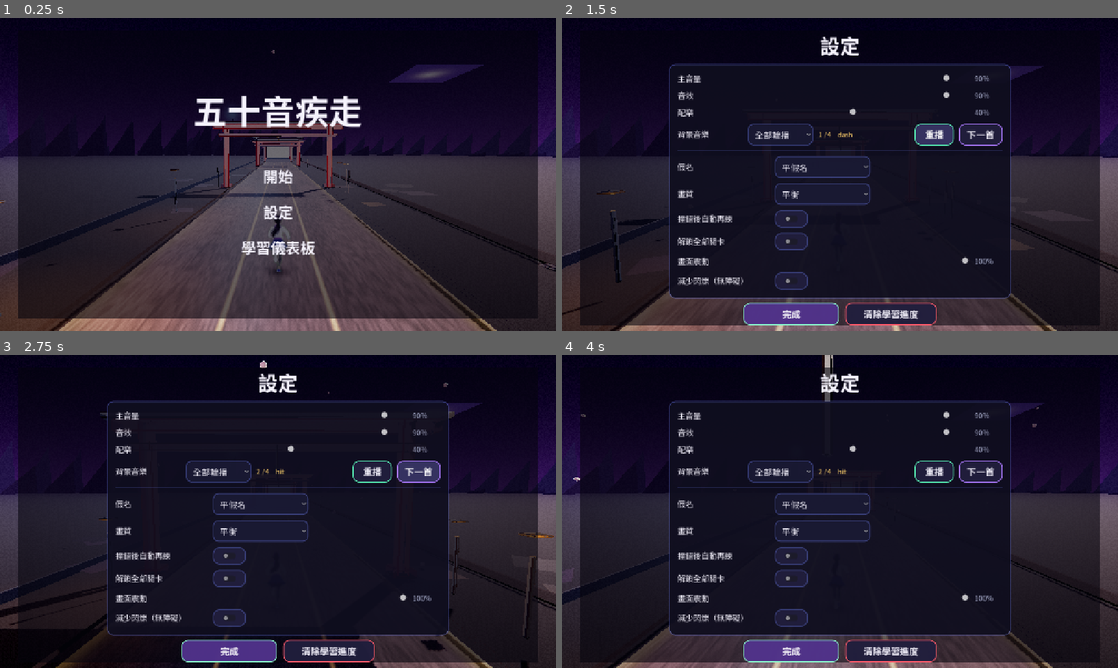
Above: before the commit, frames 1-4 (two rows, left to right).
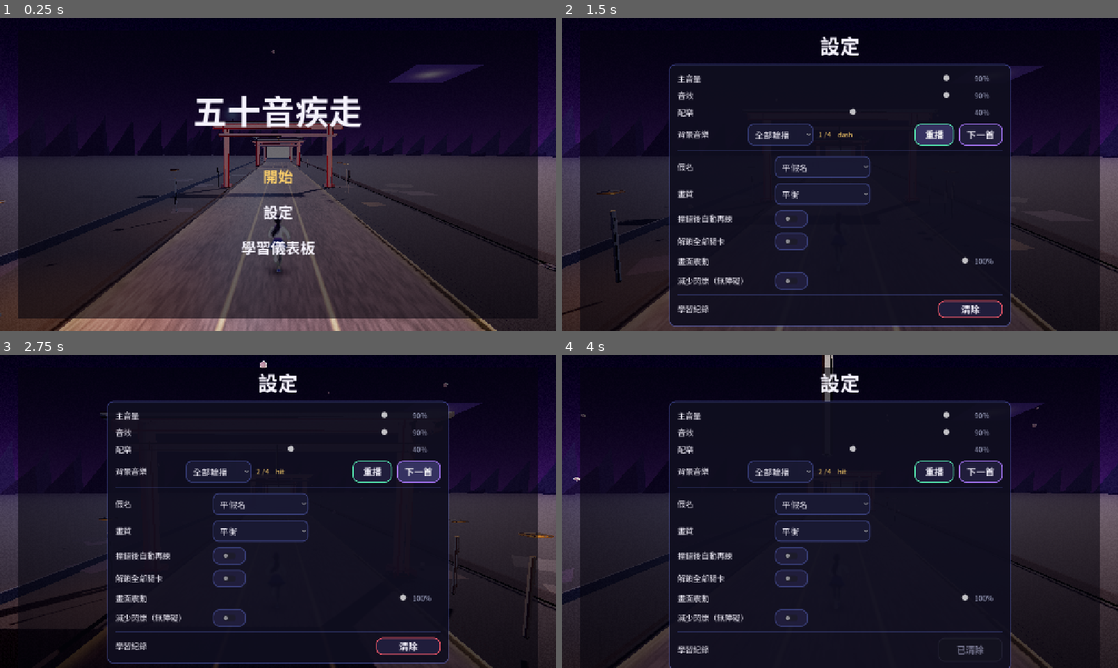
Above: after the commit, the same moments.

Repository: yorkwahaha/kana-run
Game: Godot game, scene res://scenes/Main.tscn
The game is run twice, just before and just after one commit, with the same random seed, the same clock (stepped at 60 frames per second) and the same inputs.
Inputs (mouse positions are in pixels of both pictures, inside the frame that each line leads up to):
- Up to frame 1 (0.25 s): no input
- Up to frame 2 (1.5 s): click "設定" at 0.5 s; click "重播" at 1.25 s
- Up to frame 3 (2.75 s): click "下一首" at 2 s
- Up to frame 4 (4 s): click (967, 646) at 2.75 s, where only the run after the commit has a clickable "清除"; click (967, 646) at 3.5 s, where only the run after the commit has a clickable "再按一次"

The runs differ from the first frame. In frame 1, 0.2% of the frame differs, in the area x 47-53%, y 48-54%; in frame 2, 7.1%, in the area x 3-89%, y 88-100%; in frame 3, 4.6%; in frame 4, 7.0%.

Commit message:
讓手把能操作選單，並在答對答錯時震動。
Co-authored-by: Cursor <cursoragent@cursor.com>

Diff:
--- a/src/core/input_kit.gd
+++ b/src/core/input_kit.gd
@@ -91,6 +91,9 @@
 func _ready() -> void:
 	process_mode = Node.PROCESS_MODE_ALWAYS
 	_build_actions()
+	_ensure_menu_joy()
+	if OS.has_feature("web"):
+		_install_web_rumble()
 
 
 func _build_actions() -> void:
@@ -186,3 +189,158 @@
 		if c.mouse_filter != Control.MOUSE_FILTER_IGNORE and c.get_global_rect().has_point(pos):
 			return c
 	return null
+
+
+## 答對是短震，答錯是長而重的震。
+## 藍牙馬達要轉起來需要比較久，太短會完全感覺不到。
+## 強度跟著設定裡的「畫面震動」。關到 0 就不震。
+func rumble_hit() -> void:
+	_rumble(0.4, 0.85, 0.22)
+
+
+func rumble_miss() -> void:
+	_rumble(1.0, 1.0, 0.48)
+
+
+func _rumble(strong: float, weak: float, seconds: float) -> void:
+	var scale := float(SaveGame.get_setting("screen_shake", 1.0))
+	if scale <= 0.01:
+		return
+	strong = clampf(strong * scale, 0.0, 1.0)
+	weak = clampf(weak * scale, 0.0, 1.0)
+	for id in Input.get_connected_joypads():
+		Input.start_joy_vibration(id, weak, strong, seconds)
+	# 網頁版的 start_joy_vibration 是空的（Godot #96985）。
+	# 平板瀏覽器要另外打 Gamepad Haptics。沒有馬達的瀏覽器會自己跳過。
+	if OS.has_feature("web"):
+		_web_rumble(weak, strong, int(seconds * 1000.0))
+
+
+func _install_web_rumble() -> void:
+	var js := JavaScriptBridge
+	if js == null:
+		return
+	# Chrome 的 Gamepad Haptics 對藍牙 Xbox 常常沒有 vibrationActuator。
+	# 那種情況改走 WebHID，直接把 Xbox 的震動封包送出去。
+	# 第一次點畫面時才會跳出「選擇裝置」，而且只問一次。
+	js.eval("""
+if (!window.__kanaRumble) {
+  window.__kanaRumGen = 0;
+  window.__kanaHidAsked = false;
+  function motors(strong, weak) {
+    var s = Math.max(0, Math.min(255, Math.round(strong * 255)));
+    var w = Math.max(0, Math.min(255, Math.round(weak * 255)));
+    return new Uint8Array([0x0F, 0, 0, s, w, 0xFF, 0, 0]);
+  }
+  function sendHid(list, data) {
+    list.forEach(function(d) {
+      if (d.vendorId !== 0x045e) return;
+      var opened = d.opened ? Promise.resolve() : d.open();
+      opened.then(function() { return d.sendReport(0x03, data); }).catch(function(e) {
+        if (!window.__kanaHidErr) { window.__kanaHidErr = 1; console.warn('[kana-rumble] hid', e); }
+      });
+    });
+  }
+  function padNeedsHid() {
+    var pads = navigator.getGamepads ? navigator.getGamepads() : [];
+    var any = false;
+    for (var i = 0; i < pads.length; i++) {
+      var p = pads[i];
+      if (!p) continue;
+      any = true;
+      var a = p.vibrationActuator || (p.hapticActuators && p.hapticActuators[0]);
+      if (a && a.playEffect) return false;
+    }
+    return any;
+  }
+  function askHid() {
+    if (!navigator.hid || window.__kanaHidAsked || !padNeedsHid()) return;
+    window.__kanaHidAsked = true;
+    navigator.hid.requestDevice({filters:[{vendorId:0x045e}]}).catch(function(){});
+  }
+  window.addEventListener('pointerdown', askHid);
+  window.addEventListener('keydown', askHid);
+  window.__kanaRumble = function(weak, strong, ms) {
+    var gen = ++window.__kanaRumGen;
+    var played = 0;
+    var pads = navigator.getGamepads ? navigator.getGamepads() : [];
+    for (var i = 0; i < pads.length; i++) {
+      var p = pads[i];
+      if (!p) continue;
+      var a = p.vibrationActuator || (p.hapticActuators && p.hapticActuators[0]);
+      if (!a || !a.playEffect) continue;
+      var type = (a.type && a.type !== 'vibration') ? a.type : 'dual-rumble';
+      try {
+        var ret = a.playEffect(type, {startDelay:0, duration:ms, weakMagnitude:weak, strongMagnitude:strong});
+        if (ret && ret.then) ret.then(function(){}, function(e) {
+          if (!window.__kanaActErr) { window.__kanaActErr = 1; console.warn('[kana-rumble] actuator', e && e.name, e && e.message); }
+        });
+        played++;
+      } catch (e) {
+        if (!window.__kanaActErr) { window.__kanaActErr = 1; console.warn('[kana-rumble]', e); }
+      }
+    }
+    if (played || !navigator.hid) {
+      if (!window.__kanaRumbleLogged) { window.__kanaRumbleLogged = 1; console.log('[kana-rumble] actuator', played); }
+      return;
+    }
+    navigator.hid.getDevices().then(function(devs) {
+      var xbox = [];
+      for (var i = 0; i < devs.length; i++) if (devs[i].vendorId === 0x045e) xbox.push(devs[i]);
+      if (!xbox.length) {
+        if (!window.__kanaRumbleLogged) { window.__kanaRumbleLogged = 1; console.log('[kana-rumble] no actuator and no hid device'); }
+        return;
+      }
+      sendHid(xbox, motors(strong, weak));
+      setTimeout(function() {
+        if (window.__kanaRumGen !== gen) return;
+        sendHid(xbox, motors(0, 0));
+      }, ms);
+    });
+  };
+}
+""", true)
+
+
+func _web_rumble(weak: float, strong: float, ms: int) -> void:
+	var js := JavaScriptBridge
+	if js == null:
+		return
+	js.eval("if(window.__kanaRumble)window.__kanaRumble(%s,%s,%d);" % [str(weak), str(strong), ms], true)
+
+
+func _ensure_menu_joy() -> void:
+	_add_joy_button(&"ui_accept", JOY_BUTTON_A)
+	_add_joy_button(&"ui_cancel", JOY_BUTTON_B)
+	_add_joy_button(&"ui_up", JOY_BUTTON_DPAD_UP)
+	_add_joy_button(&"ui_down", JOY_BUTTON_DPAD_DOWN)
+	_add_joy_button(&"ui_left", JOY_BUTTON_DPAD_LEFT)
+	_add_joy_button(&"ui_right", JOY_BUTTON_DPAD_RIGHT)
+	_add_joy_axis(&"ui_up", JOY_AXIS_LEFT_Y, -1.0)
+	_add_joy_axis(&"ui_down", JOY_AXIS_LEFT_Y, 1.0)
+	_add_joy_axis(&"ui_left", JOY_AXIS_LEFT_X, -1.0)
+	_add_joy_axis(&"ui_right", JOY_AXIS_LEFT_X, 1.0)
+
+
+func _add_joy_button(action: StringName, button: JoyButton) -> void:
+	if not InputMap.has_action(action):
+		InputMap.add_action(action)
+	for ev in InputMap.action_get_events(action):
+		if ev is InputEventJoypadButton and (ev as InputEventJoypadButton).button_index == button:
+			return
+	var e := InputEventJoypadButton.new()
+	e.button_index = button
+	InputMap.action_add_event(action, e)
+
+
+func _add_joy_axis(action: StringName, axis: JoyAxis, value: float) -> void:
+	if not InputMap.has_action(action):
+		InputMap.add_action(action)
+	for ev in InputMap.action_get_events(action):
+		if ev is InputEventJoypadMotion and (ev as InputEventJoypadMotion).axis == axis \
+				and is_equal_approx((ev as InputEventJoypadMotion).axis_value, value):
+			return
+	var e := InputEventJoypadMotion.new()
+	e.axis = axis
+	e.axis_value = value
+	InputMap.action_add_event(action, e)
--- a/src/game/main.gd
+++ b/src/game/main.gd
@@ -506,7 +506,7 @@
 	_cam.reduce_motion = _reduce_motion
 	_post_mat.set_shader_parameter("reduce_motion", _reduce_motion)
 	_post_mat.set_shader_parameter("grain", 0.045 * (1.0 - _reduce_motion * 0.7))
-	_hud.set_hint_visible(DisplayServer.is_touchscreen_available() == false)
+	_hud.set_hint_visible(DisplayServer.is_touchscreen_available() == false and _resolved < 5)
 
 
 # ── 狀態切換 ────────────────────────────────────────────────────────────
@@ -778,8 +778,9 @@
 	_hud.set_question(_question, false)
 	_hud.hide_explain()                 # 新題目一出來，錯題卡就收掉
 	_hud.set_progress(Srs.done(), Srs.total_count())
-	# 三級評價的說明只在一局的頭幾題出現，之後自動收起
+	# 三級評價與按鍵提示只在一局的頭幾題出現，之後把路面讓出來
 	_hud.set_grade_hint(_resolved < 5)
+	_hud.set_hint_visible(DisplayServer.is_touchscreen_available() == false and _resolved < 5)
 	_track.set_speed01(_speed01())
 	_maybe_spawn_gem()
 	_play_question_voice()
@@ -958,17 +959,20 @@
 		_cam.shake(0.85 * _shake_user, 8.0)
 		_cam.punch(0.9 * _shake_user)
 		_damage_flash = 1.0
-		Sfx.miss()
+		InputKit.rumble_miss()
 		_duck_timer = 0.0
 		_runner.set_duck(false)
 		_barrier.position.z = -400.0
 		if _sudden:
-			_begin_collapse(false, "斷了", false)
+			Sfx.miss()
+			_begin_collapse(false, "斷了")
 			return
-		_hud.banner("撞到！　-20 km/h", Color(1.0, 0.42, 0.42), 0.7)
 		if _stamina <= 0.0:
+			# 這一撞把體力扣光、整局結束。不再播撞錯音。
 			_begin_collapse(true)
 			return
+		Sfx.miss()
+		_hud.banner("撞到！　-20 km/h", Color(1.0, 0.42, 0.42), 0.7)
 		_gap = 0.44
 		_check_after_gap()
 		return
@@ -1266,7 +1270,7 @@
 ##
 ## flung=true 代表「是撞到沒體力」而不是慢慢耗盡：
 ## 角色會被撞飛出去，趴在地上。
-func _begin_collapse(flung := false, banner_text := "", play_sfx := true) -> void:
+func _begin_collapse(flung := false, banner_text := "") -> void:
 	if state != State.PLAY:
 		return
 	state = State.COLLAPSE
@@ -1299,8 +1303,6 @@
 	if text == "":
 		text = "撞飛出去了" if flung else "體力用盡"
 	_hud.banner(text, UiKit.INK_DIM, 1.4)
-	if play_sfx:
-		Sfx.miss()
 	if flung:
 		_cam.shake(1.0 * _shake_user, 6.0)
 		_cam.punch(1.2 * _shake_user)
@@ -1830,6 +1832,7 @@
 	_cam.pulse(1.0)
 	_cam.shake(0.45 * _shake_user, 6.0)
 	_cam.punch(0.5 * _shake_user)
+	InputKit.rumble_hit()
 
 	match grade:
 		"perfect":
@@ -1892,7 +1895,10 @@
 	speed_loss = maxf(0.0, before_kmh - _momentum_kmh)
 
 	_od_charge = 0.0
-	Sfx.miss()
+	InputKit.rumble_miss()
+	# 體力被這一題扣光時，結束本身就是結果，不再疊一聲撞錯。
+	if _sudden or _stamina > 0.0:
+		Sfx.miss()
 	# 答錯的停頓就是這 130ms 的打擊停滯。先前把 time_scale 目標設成 0.30
 	# 又在同一個函式末尾設回 1.0，慢動作從來沒有進到下一幀。
 	_hitstop_until_ms = Time.get_ticks_msec() + 130
@@ -1907,7 +1913,7 @@
 	# 驟死：這一撞就是結束。不扣一條看不見的體力。
 	if _sudden:
 		_check_zone()
-		_begin_collapse(false, "斷了　正解　%s" % shown, false)
+		_begin_collapse(false, "斷了　正解　%s" % shown)
 		return
 	# 撞錯的那顆石碑已經砸過來了：如果這一撞直接把體力扣到 0，
 	# 就不該是「慢慢跪下」，而是被撞飛出去趴在地上。
--- a/src/ui/hud.gd
+++ b/src/ui/hud.gd
@@ -701,9 +701,14 @@
 	_stamina.max_value = max_v
 	_stamina.value = v
 	var pct := 0.0 if max_v <= 0.0 else v / max_v
+	var low := pct < 0.25
 	_stamina_txt.text = "%d%%" % int(round(pct * 100.0))
+	_stamina_txt.add_theme_color_override("font_color", UiKit.BLOOD if low else UiKit.INK_DIM)
+	if _stam_label != null:
+		_stam_label.text = "體力不夠" if low else "奔馳體力"
+		_stam_label.add_theme_color_override("font_color", UiKit.BLOOD if low else UiKit.INK_DIM)
 	_stamina_fill.bg_color = (
-		UiKit.BLOOD if pct < 0.25 else
+		UiKit.BLOOD if low else
 		UiKit.GOLD if pct < 0.55 else
 		UiKit.JADE
 	)
--- a/src/ui/overlays.gd
+++ b/src/ui/overlays.gd
@@ -120,21 +120,101 @@
 	_current = id
 	var tw := create_tween()
 	tw.tween_property(page, "modulate:a", 1.0, 0.18)
+	_focus_page.call_deferred(page)
 	return page
 
 
+func _focus_page(page: Control) -> void:
+	if not is_instance_valid(page) or not page.visible:
+		return
+	var target := _first_focusable(page)
+	if target:
+		target.grab_focus()
+
+
+func _first_focusable(n: Node) -> Control:
+	if n is BaseButton:
+		var b := n as BaseButton
+		if b.focus_mode != Control.FOCUS_NONE and b.visible and not b.disabled:
+			return b
+	elif n is Slider:
+		var s := n as Slider
+		if s.focus_mode != Control.FOCUS_NONE and s.visible:
+			return s
+	for c in n.get_children():
+		var found := _first_focusable(c)
+		if found:
+			return found
+	return null
+
+
+func _link_brief_focus() -> void:
+	var plays: Array = []
+	for card in _brief_row.get_children():
+		var btn := _last_button(card)
+		if btn:
+			plays.append(btn)
+	var bottom: Array = []
+	var page: Control = _pages[Page.BRIEF]
+	_collect_buttons(page, bottom, _brief_row)
+	_link_horizontal(plays)
+	_link_horizontal(bottom)
+	if plays.is_empty() or bottom.is_empty():
+		return
+	var mid: Control = plays[plays.size() >> 1]
+	for b in plays:
+		(b as Control).focus_neighbor_bottom = (b as Control).get_path_to(bottom[0])
+	for b in bottom:
+		(b as Control).focus_neighbor_top = (b as Control).get_path_to(mid)
+
+
+func _last_button(n: Node) -> Button:
+	var found: Button = null
+	if n is Button:
+		found = n as Button
+	for c in n.get_children():
+		var inner := _last_button(c)
+		if inner:
+			found = inner
+	return found
+
+
+func _collect_buttons(n: Node, into: Array, skip: Node) -> void:
+	if n == skip:
+		return
+	if n is Button and (n as Button).focus_mode != Control.FOCUS_NONE:
+		into.append(n)
+	for c in n.get_children():
+		_collect_buttons(c, into, skip)
+
+
+func _link_horizontal(row: Array) -> void:
+	for i in row.size():
+		var b := row[i] as Control
+		if b == null:
+			continue
+		if i > 0:
+			b.focus_neighbor_left = b.get_path_to(row[i - 1])
+		if i + 1 < row.size():
+			b.focus_neighbor_right = b.get_path_to(row[i + 1])
+
+
 func _unhandled_input(event: InputEvent) -> void:
-	if event.is_action_pressed("pause"):
+	if _current == Page.NONE:
+		return
+	if event.is_action_pressed("ui_cancel") or event.is_action_pressed("pause"):
+		get_viewport().set_input_as_handled()
 		match _current:
 			Page.PAUSE:
-				get_viewport().set_input_as_handled()
 				Sfx.ui_back()
 				resume_requested.emit()
 			Page.SETTINGS:
 				_close_settings()
 			Page.HELP:
 				_close_help()
-			Page.TITLE, Page.BRIEF, Page.DASHBOARD, Page.RESULTS:
+			Page.BRIEF, Page.DASHBOARD, Page.RESULTS:
+				if event.is_action_pressed("ui_cancel"):
+					Sfx.ui_back()
 				show_title()
 			_:
 				pass
@@ -218,7 +298,8 @@
 	_caption(box, "90 秒驟死：答錯或撞桿就結束。沒有體力條，追的是分數和連段。")
 	_caption(box,
 		"鍵盤：A D 或 ← → 換線，1 2 3 直選，↓ 棄題或蹲下，Esc 暫停。\n" +
-		"觸控：左右滑換線，下滑蹲下。畫面左下與右下有左、閃、中、右。右上角是暫停。")
+		"觸控：左右滑換線，下滑蹲下。畫面左下與右下有左、閃、中、右。右上角是暫停。\n" +
+		"控制器：十字鍵選擇，A 確定，B 返回。遊戲中十字鍵左右換線，下蹲，開始鍵暫停。")
 
 	var brow := _action_row(box)
 	var back := UiKit.button("返回")
@@ -241,12 +322,14 @@
 	if _brief_row == null:
 		return
 	for c in _brief_row.get_children():
-		c.queue_free()
+		_brief_row.remove_child(c)
+		c.free()
 	_brief_row.add_child(_unit_card(KanaDB.Kind.SEION))
 	_brief_row.add_child(_unit_card(KanaDB.Kind.DAKUON))
 	_brief_row.add_child(_unit_card(KanaDB.Kind.YOON))
 	_brief_row.add_child(_unit_card(KanaDB.Kind.KATA))
 	_brief_row.add_child(_grand_card())
+	_link_brief_focus()
 
 
 func _unit_card(kind: int) -> PanelContainer:
@@ -393,9 +476,16 @@
 
 func show_relic(owned: Dictionary) -> void:
 	for c in _relic_row.get_children():
-		c.queue_free()
+		_relic_row.remove_child(c)
+		c.free()
+	var picks: Array = []
 	for def in RelicPool.roll(owned, _rng):
-		_relic_row.add_child(_relic_card(def, owned))
+		var card := _relic_card(def, owned)
+		_relic_row.add_child(card)
+		var btn := _last_button(card)
+		if btn:
+			picks.append(btn)
+	_link_horizontal(picks)
 	_show(Page.RELIC)
 
 
@@ -595,6 +685,8 @@
 	v.add_child(_toggle_row("解鎖全部關卡", "unlock_all"))
 	v.add_child(_slider_row("畫面震動", "screen_shake"))
 	v.add_child(_toggle_row("減少閃爍（無障礙）", "reduce_motion"))
+	v.add_child(UiKit.hsep())
+	v.add_child(_wipe_row())
 
 	var row := _action_row(box)
 
@@ -603,18 +695,32 @@
 	back.pressed.connect(func(): Sfx.ui_tap(); _close_settings())
 	row.add_child(back)
 
-	var wipe := UiKit.button("清除學習進度", UiKit.BLOOD)
-	wipe.custom_minimum_size = Vector2(210, 52)
-	wipe.pressed.connect(func():
+	page.modulate.a = 1.0
+
+
+func _wipe_row() -> Control:
+	var h := HBoxContainer.new()
+	h.add_theme_constant_override("separation", 14)
+	var l := UiKit.label("學習紀錄", 18, UiKit.INK)
+	l.custom_minimum_size = Vector2(210, 0)
+	l.size_flags_horizontal = Control.SIZE_EXPAND_FILL
+	h.add_child(l)
+	var b := UiKit.button("清除", UiKit.BLOOD)
+	b.custom_minimum_size = Vector2(148, 40)
+	b.pressed.connect(func():
+		if b.text == "清除":
+			b.text = "再按一次"
+			return
 		Sfx.ui_back()
 		SaveGame.wipe_progress()
 		Sfx.refresh_volumes()
 		Curriculum.sync_settings()
-		_rebuild_briefing()          # 讓關卡卡片的掌握度立即歸零
-		settings_changed.emit())
-	row.add_child(wipe)
-
-	page.modulate.a = 1.0
+		_rebuild_briefing()
+		settings_changed.emit()
+		b.text = "已清除"
+		b.disabled = true)
+	h.add_child(b)
+	return h
 
 
 func _slider_row(name: String, key: String) -> Control:
--- a/src/ui/ui_kit.gd
+++ b/src/ui/ui_kit.gd
@@ -56,9 +56,14 @@
 	t.set_stylebox("hover", "Button", btn_hover)
 	t.set_stylebox("pressed", "Button", btn_press)
 	t.set_stylebox("disabled", "Button", btn_disabled)
-	t.set_stylebox("focus", "Button", StyleBoxEmpty.new())
+	var btn_focus := btn.duplicate() as StyleBoxFlat
+	btn_focus.bg_color = Color(0.24, 0.22, 0.42, 0.99)
+	btn_focus.border_color = EDGE_HOT
+	t.set_stylebox("focus", "Button", btn_focus)
+	t.set_stylebox("focus", "CheckButton", btn_focus)
 	t.set_color("font_color", "Button", INK)
 	t.set_color("font_hover_color", "Button", Color(1, 1, 1))
+	t.set_color("font_focus_color", "Button", Color(1, 1, 1))
 	t.set_color("font_pressed_color", "Button", INK_DIM)
 	t.set_color("font_disabled_color", "Button", Color(0.45, 0.45, 0.55))
 	t.set_font("font", "Button", FontKit.bold)
@@ -85,7 +90,9 @@
 	t.set_stylebox("normal", "OptionButton", opt)
 	t.set_stylebox("hover", "OptionButton", opt)
 	t.set_stylebox("pressed", "OptionButton", opt)
-	t.set_stylebox("focus", "OptionButton", StyleBoxEmpty.new())
+	var opt_focus := opt.duplicate() as StyleBoxFlat
+	opt_focus.border_color = EDGE_HOT
+	t.set_stylebox("focus", "OptionButton", opt_focus)
 	t.set_color("font_color", "OptionButton", INK)
 	t.set_font("font", "OptionButton", FontKit.ui)
 	t.set_font_size("font_size", "OptionButton", 20)
@@ -173,7 +180,7 @@
 	var pr := sb.duplicate() as StyleBoxFlat
 	pr.bg_color = Color(0.09, 0.08, 0.17, 1)
 	b.add_theme_stylebox_override("pressed", pr)
-	b.focus_mode = Control.FOCUS_NONE
+	b.focus_mode = Control.FOCUS_ALL
 	return b
 
 
@@ -181,8 +188,9 @@
 static func text_button(text: String, size := 32, color := INK) -> Button:
 	var b := Button.new()
 	b.text = text
-	b.focus_mode = Control.FOCUS_NONE
+	b.focus_mode = Control.FOCUS_ALL
 	b.mouse_default_cursor_shape = Control.CURSOR_POINTING_HAND
+	b.add_theme_color_override("font_focus_color", GOLD)
 	b.add_theme_font_override("font", FontKit.bold)
 	b.add_theme_font_size_override("font_size", size)
 	b.add_theme_color_override("font_color", color)
--- a/tools/input_test.gd
+++ b/tools/input_test.gd
@@ -84,6 +84,16 @@
 	_ok(KEY_D in _bound_keys("lane_right"), "lane_right 綁定 D")
 	_ok(KEY_RIGHT in _bound_keys("lane_right"), "lane_right 綁定 →")
 	_ok(KEY_1 in _bound_keys("pick_1"), "pick_1 綁定 1")
+	var accept_joy := false
+	for e in InputMap.action_get_events("ui_accept"):
+		if e is InputEventJoypadButton and (e as InputEventJoypadButton).button_index == JOY_BUTTON_A:
+			accept_joy = true
+	_ok(accept_joy, "ui_accept 綁定手把 A")
+	var cancel_joy := false
+	for e in InputMap.action_get_events("ui_cancel"):
+		if e is InputEventJoypadButton and (e as InputEventJoypadButton).button_index == JOY_BUTTON_B:
+			cancel_joy = true
+	_ok(cancel_joy, "ui_cancel 綁定手把 B")
 
 	print("[input-test] 觸控手勢")
 	var g: Dictionary = await _gesture(func():
@@ -136,5 +146,10 @@
 	_ok(not _kit.dodge_pressed and not _kit.tapped and not _kit.tapped_swiped_down,
 		"三個旗標都會在下一幀清空")
 
+	print("[input-test] 手把震動")
+	_kit.rumble_hit()
+	_kit.rumble_miss()
+	_ok(true, "答對／答錯震動呼叫不崩潰")
+
 	print("[input-test] 失敗 %d 項" % _fails.size())
 	quit(0 if _fails.is_empty() else 1)
--- a/tools/touch_test.gd
+++ b/tools/touch_test.gd
@@ -151,6 +151,26 @@
 			fails += 1
 	if fails == 0:
 		print("[touch] 首頁三個入口只有文字")
+
+	var start_btn := _find_button(ui, "開始")
+	if start_btn != null and start_btn.focus_mode != Control.FOCUS_NONE:
+		start_btn.grab_focus()
+		await process_frame
+		var down := InputEventAction.new()
+		down.action = &"ui_down"
+		down.pressed = true
+		Input.parse_input_event(down)
+		await process_frame
+		var owner := start_btn.get_viewport().gui_get_focus_owner()
+		if owner is Button and (owner as Button).text == "設定":
+			print("[touch] 手把可以在首頁上下移動")
+		else:
+			var got := "沒有" if owner == null else str(owner)
+			print("   ★ 十字鍵下沒有移到設定（現在是 %s）" % got)
+			fails += 1
+	elif start_btn != null:
+		print("   ★ 開始不能用手把聚焦")
+		fails += 1
 
 	ui.show_brief()
 	await process_frame
